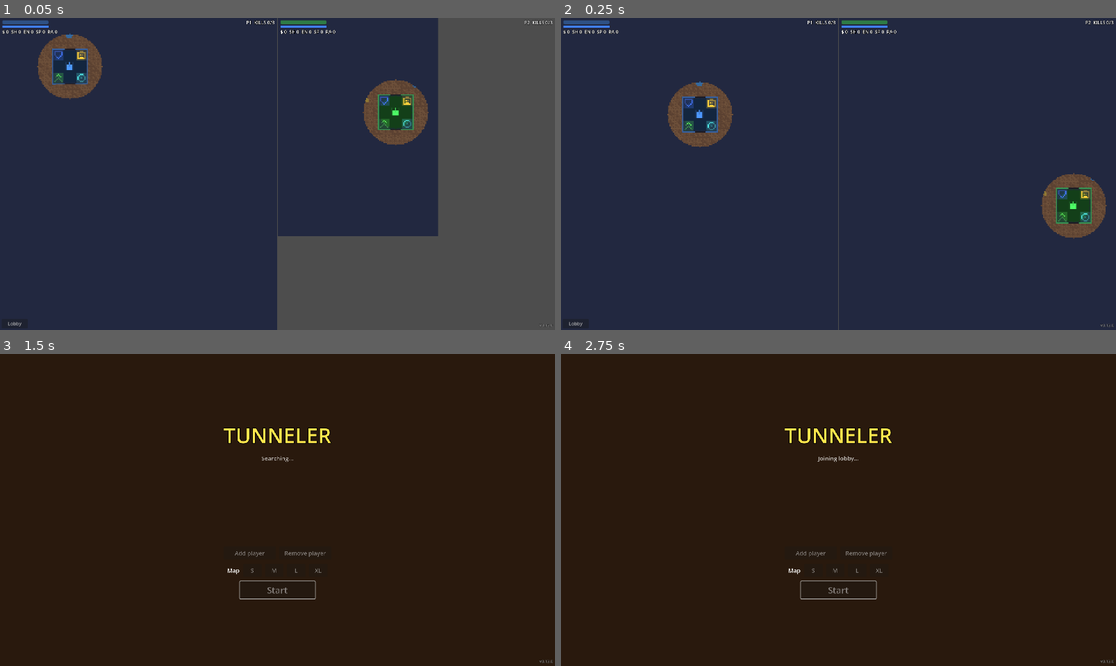
Above: before the commit, frames 1-4 (two rows, left to right).
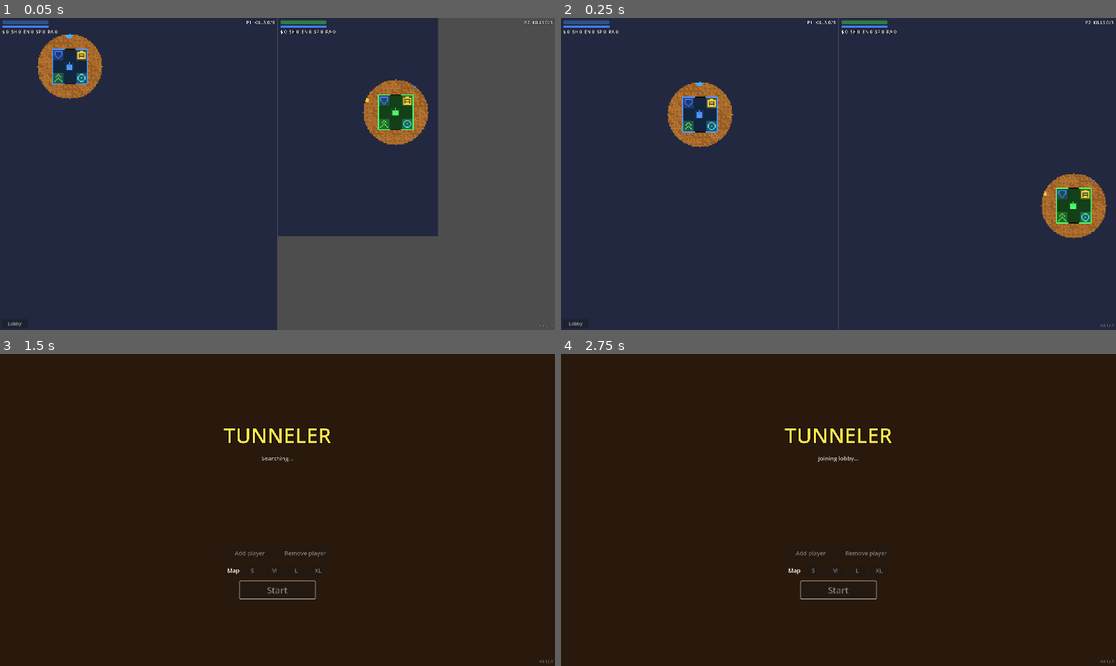
Above: after the commit, the same moments.

Repository: kocmitom/tunelar
Game: Godot game, scene res://scenes/ui/viewport_grid.tscn
Two runs of this game, one before a commit and one after it. Both use one fixed random seed, a clock stepped at 60 frames per second and the inputs below. This scene is started directly instead of the project's main scene.
Inputs:
- Up to frame 1 (0.05 s): no input
- Up to frame 2 (0.25 s): no input
- Up to frame 3 (1.5 s): click "Lobby" at 0.5 s; tap Enter at 1.25, 1.35 s; hold D from 1.28 s (still down)
- Up to frame 4 (2.75 s): tap Space at 1.52, 2, 2.27 s; release D at 2.03 s; hold S from 2.03 s (still down); tap Enter at 2.1 s

The runs differ from the first frame. In frame 1, 2.7% of the frame differs, in the area x 6-100%, y 4-99%; in frame 2, 2.7%; in frame 3, less than 0.1%; in frame 4, less than 0.1%.

Commit message:
Release 0.13.1
Sight is 3 times wider than exploration: in already explored areas, enemy tanks, bullets and fresh digging show live up to 3 times the explore radius, while unexplored dirt stays dark. Also adds a rule to build and commit after each implemented plan. See CHANGELOG.md.

Diff:
--- a/project.godot
+++ b/project.godot
@@ -5,7 +5,7 @@
 [application]
 
 config/name="Tunneler"
-config/version="0.13.0"
+config/version="0.13.1"
 run/main_scene="res://scenes/ui/lobby.tscn"
 config/features=PackedStringArray("4.7")
 
--- a/scripts/render/fog_of_war.gd
+++ b/scripts/render/fog_of_war.gd
@@ -1,10 +1,12 @@
 class_name FogOfWar
 extends Sprite2D
-## One player's fog over the whole world: dark until that player's tank has seen a cell, then the terrain as last seen, dimmed.
-## Only the tank's current view circle is clear, so tanks and bullets elsewhere stay hidden. Uploads at most once per frame.
+## One player's fog over the whole world: dark until that player's tank has explored a cell, then the terrain as last seen, dimmed.
+## Explored cells within the tank's sight circle are clear, so tanks and bullets elsewhere stay hidden. Uploads at most once per frame.
 
-# The revealed circle is this many tank sizes across.
+# The explored circle is this many tank sizes across.
 const REVEAL_TANK_SIZES := 4
+# The sight circle is this many times wider than the explored circle.
+const SIGHT_SCALE := 3
 # The first reveal of a round is this much wider than the driving reveal.
 const SPAWN_REVEAL_SCALE := 2
 const COLOR_FOG := Color8(34, 40, 64)
@@ -13,6 +15,7 @@
 
 var image: Image
 var terrain_image: Image
+var _explored: PackedByteArray
 var _view_center := Vector2i.ZERO
 var _view_radius := -1
 var _dirty := false
@@ -28,6 +31,8 @@
 	image = Image.create(terrain.get_width(), terrain.get_height(), false, Image.FORMAT_RGBA8)
 	image.fill(COLOR_FOG)
 	texture = ImageTexture.create_from_image(image)
+	_explored.resize(terrain.get_width() * terrain.get_height())
+	_explored.fill(0)
 	_view_radius = -1
 	_dirty = false
 
@@ -38,25 +43,55 @@
 		_dirty = false
 
 
+# Explores the circle of radius, then moves the sight circle (SIGHT_SCALE times wider) to center.
 func reveal(center: Vector2, radius: int) -> void:
 	var c := Vector2i(roundi(center.x), roundi(center.y))
-	if c == _view_center and radius == _view_radius:
+	var sight := radius * SIGHT_SCALE
+	if c == _view_center and sight == _view_radius:
 		return
+	var w := image.get_width()
+	var h := image.get_height()
 	var r2 := radius * radius
-	# Cells leaving the view keep the terrain as it was last seen.
-	var old_r2 := _view_radius * _view_radius
-	for y in range(maxi(_view_center.y - _view_radius, 0), mini(_view_center.y + _view_radius, image.get_height() - 1) + 1):
-		for x in range(maxi(_view_center.x - _view_radius, 0), mini(_view_center.x + _view_radius, image.get_width() - 1) + 1):
-			if (Vector2i(x, y) - _view_center).length_squared() <= old_r2 and (Vector2i(x, y) - c).length_squared() > r2:
-				image.set_pixel(x, y, terrain_image.get_pixel(x, y).lerp(COLOR_FOG, EXPLORED_DIM))
-				_dirty = true
-	for y in range(maxi(c.y - radius, 0), mini(c.y + radius, image.get_height() - 1) + 1):
-		for x in range(maxi(c.x - radius, 0), mini(c.x + radius, image.get_width() - 1) + 1):
-			if (x - c.x) * (x - c.x) + (y - c.y) * (y - c.y) <= r2 and image.get_pixel(x, y).a > 0.0:
+	# Newly explored cells always lie inside the new sight circle, so they go clear.
+	for y in range(maxi(c.y - radius, 0), mini(c.y + radius, h - 1) + 1):
+		for x in range(maxi(c.x - radius, 0), mini(c.x + radius, w - 1) + 1):
+			if (x - c.x) * (x - c.x) + (y - c.y) * (y - c.y) <= r2 and _explored[y * w + x] == 0:
+				_explored[y * w + x] = 1
 				image.set_pixel(x, y, Color.TRANSPARENT)
 				_dirty = true
+	# Only cells between the old and new sight circles change, so each row touches just the span difference.
+	var y0 := c.y - sight
+	var y1 := c.y + sight
+	if _view_radius >= 0:
+		y0 = mini(y0, _view_center.y - _view_radius)
+		y1 = maxi(y1, _view_center.y + _view_radius)
+	for y in range(maxi(y0, 0), mini(y1, h - 1) + 1):
+		var o := _span(_view_center, _view_radius, y)
+		var n := _span(c, sight, y)
+		_set_live(y, o.x, mini(o.y, n.x - 1), false)
+		_set_live(y, maxi(o.x, n.y + 1), o.y, false)
+		_set_live(y, n.x, mini(n.y, o.x - 1), true)
+		_set_live(y, maxi(n.x, o.y + 1), n.y, true)
 	_view_center = c
-	_view_radius = radius
+	_view_radius = sight
+
+
+# Columns of row y inside the circle, or an inverted span that misses every column.
+static func _span(center: Vector2i, radius: int, y: int) -> Vector2i:
+	var dy := y - center.y
+	if radius < 0 or dy * dy > radius * radius:
+		return Vector2i(1 << 30, -(1 << 30))
+	var dx := int(sqrt(radius * radius - dy * dy))
+	return Vector2i(center.x - dx, center.x + dx)
+
+
+# Explored cells x0..x1 of row y go clear in sight, otherwise back to the terrain as last seen.
+func _set_live(y: int, x0: int, x1: int, live: bool) -> void:
+	var w := image.get_width()
+	for x in range(maxi(x0, 0), mini(x1, w - 1) + 1):
+		if _explored[y * w + x] == 1:
+			image.set_pixel(x, y, Color.TRANSPARENT if live else terrain_image.get_pixel(x, y).lerp(COLOR_FOG, EXPLORED_DIM))
+			_dirty = true
 
 
 static func reveal_radius(tank_radius: int) -> int:
--- a/tests/unit/test_fog_of_war.gd
+++ b/tests/unit/test_fog_of_war.gd
@@ -27,13 +27,18 @@
 	check(_revealed(fog, Vector2(50 + r, 50)), "edge revealed")
 	check(not _revealed(fog, Vector2(50 + r + 1, 50)), "outside the circle stays dark")
 	check(not _revealed(fog, Vector2(60, 60)), "circle, not square")
-	fog.reveal(Vector2(80, 80), r)
-	check(_explored(fog, Vector2(50, 50)), "left area shows dimmed terrain")
+	fog.reveal(Vector2(50 + 2 * r, 50), r)
+	check(_revealed(fog, Vector2(50, 50)), "explored area within sight stays clear")
+	check(not _revealed(fog, Vector2(50, 50 + r + 2)) and not _explored(fog, Vector2(50, 50 + r + 2)), "unexplored area within sight stays dark")
+	fog.reveal(Vector2(95, 95), r)
+	check(_explored(fog, Vector2(50, 50)), "area out of sight shows dimmed terrain")
 	check(not _explored(fog, Vector2(20, 20)), "unexplored area stays dark")
-	check(_revealed(fog, Vector2(80, 80)), "new view is clear")
+	check(_revealed(fog, Vector2(95, 95)), "new view is clear")
+	fog.reveal(Vector2(50 + 2 * r, 50), r)
+	check(_revealed(fog, Vector2(50, 50)), "explored area back in sight is clear again")
 	fog.reveal(Vector2(0, 0), r)
 	check(_revealed(fog, Vector2(0, 0)), "reveal clipped at the map edge")
-	check(_explored(fog, Vector2(80, 80)), "previous view becomes explored")
+	check(_explored(fog, Vector2(95, 95)), "previous view becomes explored")
 	fog.free()
 
 
@@ -46,7 +51,7 @@
 	var fog1 := manager.fogs[1]
 	check(_revealed(fog0, gm.tanks[0].global_position), "P1 sees around its tank")
 	var spawn_r := gm.tanks[0].reveal_radius()
-	check(_explored(fog0, gm.tanks[0].global_position + Vector2(spawn_r * 1.5, 0)), "spawn reveal is wider, as explored map")
+	check(_revealed(fog0, gm.tanks[0].global_position + Vector2(spawn_r * 1.5, 0)), "spawn reveal is wider, within sight")
 	check(not _revealed(fog0, gm.tanks[1].global_position), "P1 does not see P2's base")
 	check(_revealed(fog1, gm.tanks[1].global_position), "P2 sees around its tank")
 	check(manager.viewports[0].canvas_cull_mask & fog0.visibility_layer != 0, "viewport 1 draws fog 1")
Not shown, added: .cursor/rules/build-and-commit.mdc
Not shown, changed: CHANGELOG.md
